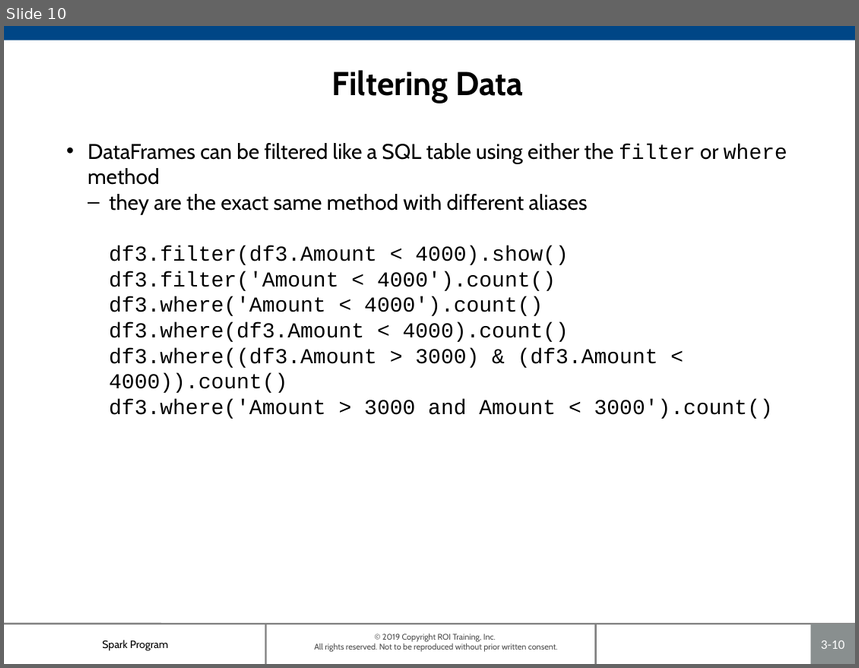
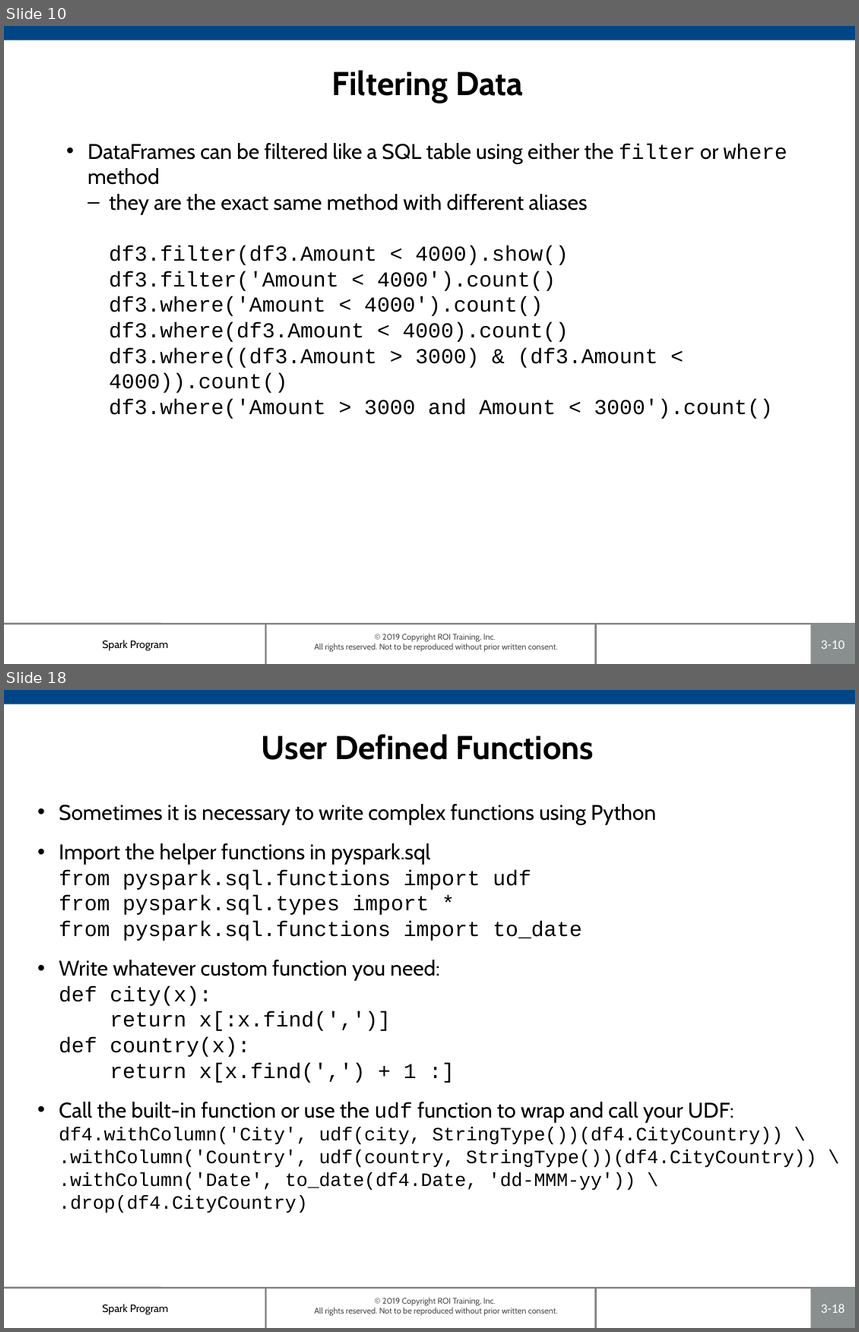
Before and after one commit to roitraining/SparkProgram, a slide deck: Day2/Ch03_DataFrames.pptx. Shown one above the other, each under a label of ours: slide 10 before the commit, slides 10 and 18 after it; the slides between them are not shown. The pictures are 859x668 and 859x1332 pixels, drawn with LibreOffice and Linux fonts; fonts in the diff are those of the drawing; background and template pictures are left out. Boxes give left, top, right and bottom in pixels: in the first picture for what was removed or moved away, otherwise in the second. Text is boxed around its words. In the diff, an @@ line names an element or a change of style, - is before the commit and + after.

```diff
--- a/Day2/Ch03_DataFrames.pptx
+++ b/Day2/Ch03_DataFrames.pptx
@@ slide 18 added at (4,690,855,1328), background #FFFFFF; not listed: 7 template elements that a slide beside it also shows @@
@@ title added at (262,734,594,760), 28 pt, text #000000, bold @@
+User Defined Functions
@@ text added at (59,804,817,1213), 18 pt, text #000000 @@
+• Sometimes it is necessary to write complex functions using Python
+• Import the helper functions in pyspark.sql
+  from pyspark.sql.functions import udf
+  from pyspark.sql.types import *
+  from pyspark.sql.functions import to_date
+• Write whatever custom function you need:
+  def city(x):
+  return x[:x.find(',')]
+  def country(x):
+  return x[x.find(',') + 1 :]
+• Call the built-in function or use the udf function to wrap and call your UDF:
+  df4.withColumn('City', udf(city, StringType())(df4.CityCountry)) \
+  .withColumn('Country', udf(country, StringType())(df4.CityCountry)) \
+  .withColumn('Date', to_date(df4.Date, 'dd-MMM-yy')) \
+  .drop(df4.CityCountry)
```
Also in this commit, not shown: 2 slides changed, 6 other slides added, 1 slide removed.
